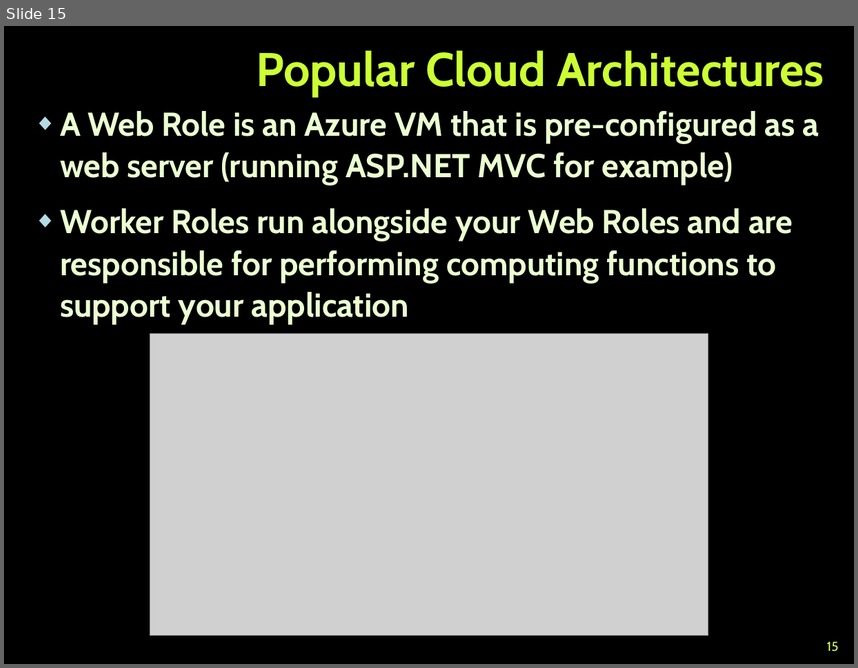
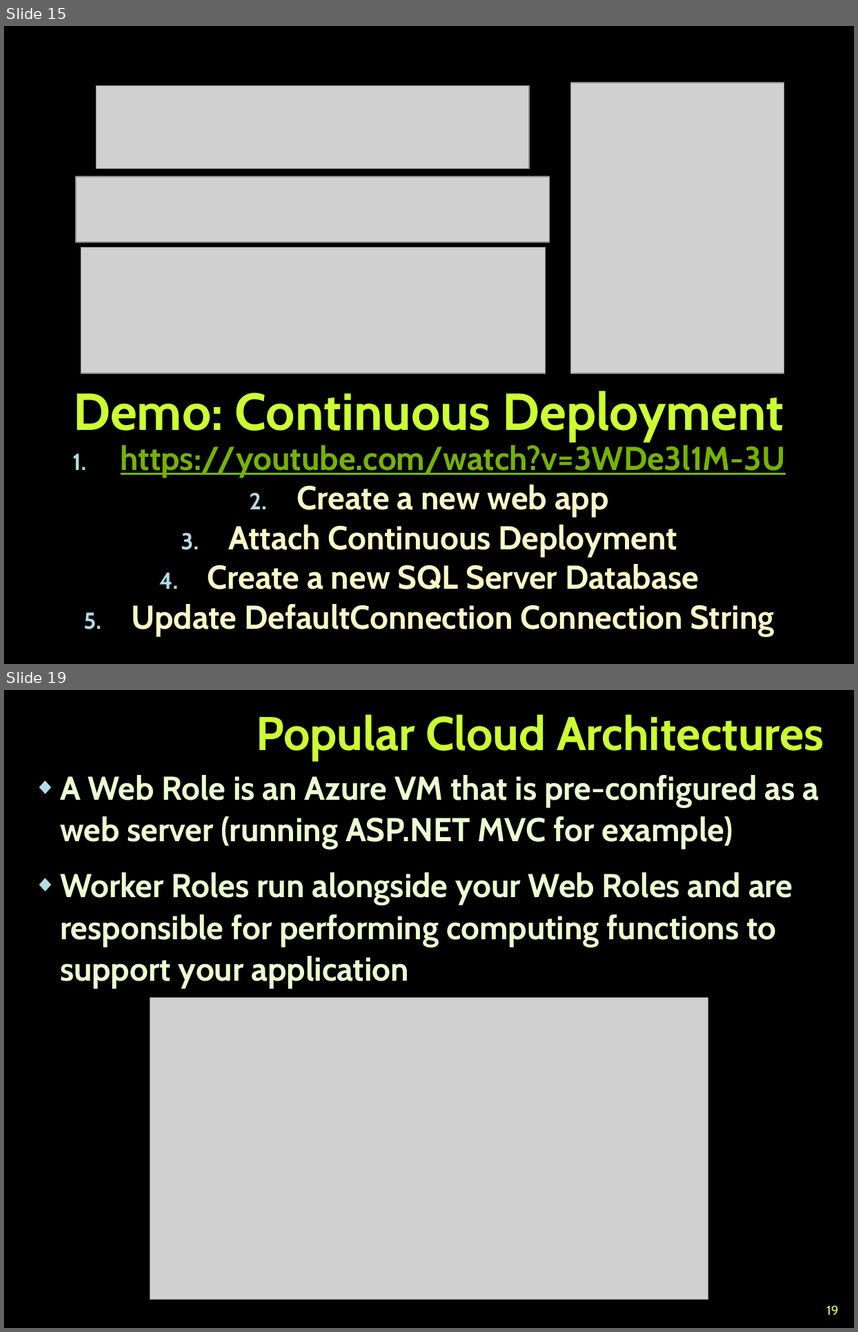
Before and after one commit to TelerikAcademy/Web-Services-and-Cloud, a slide deck: 09. Intro-to-Azure/Intro-to-Azure.pptx. Shown one above the other, each under a label of ours: slide 15 before the commit, slides 15 and 19 after it; the slides between them are not shown. The pictures are 858x668 and 858x1332 pixels, drawn with LibreOffice and Linux fonts; fonts in the diff are those of the drawing; grey boxes stand for pictures; background and template pictures are left out. Boxes give left, top, right and bottom in pixels: in the first picture for what was removed or moved away, otherwise in the second. Text is boxed around its words. In the diff, an @@ line names an element or a change of style, - is before the commit and + after.

```diff
--- a/09. Intro-to-Azure/Intro-to-Azure.pptx
+++ b/09. Intro-to-Azure/Intro-to-Azure.pptx
@@ slide 15 added at bbox=[4, 26, 854, 664], background picture (left out) @@
@@ picture added at bbox=[96, 85, 528, 168] @@
@@ picture added at bbox=[571, 83, 784, 374] @@
@@ picture added at bbox=[75, 176, 549, 242] @@
@@ picture added at bbox=[81, 247, 546, 373] @@
@@ title added at bbox=[73, 390, 784, 441], 44 pt, text #CCFF33, bold @@
+Demo: Continuous Deployment
@@ subtitle added at bbox=[121, 441, 786, 636], 28 pt, text #FAF7C8, bold @@
+1. https://youtube.com/watch?v=3WDe3l1M-3U
+2. Create a new web app
+3. Attach Continuous Deployment
+4. Create a new SQL Server Database
+5. Update DefaultConnection Connection String
@@ what was slide 15 is now slide 19 @@
@@ page number at bbox=[826, 1305, 838, 1314]: text changed @@
-15
+19
```
Also in this commit, not shown: 8 slides changed, 7 other slides added, 4 slides removed.
